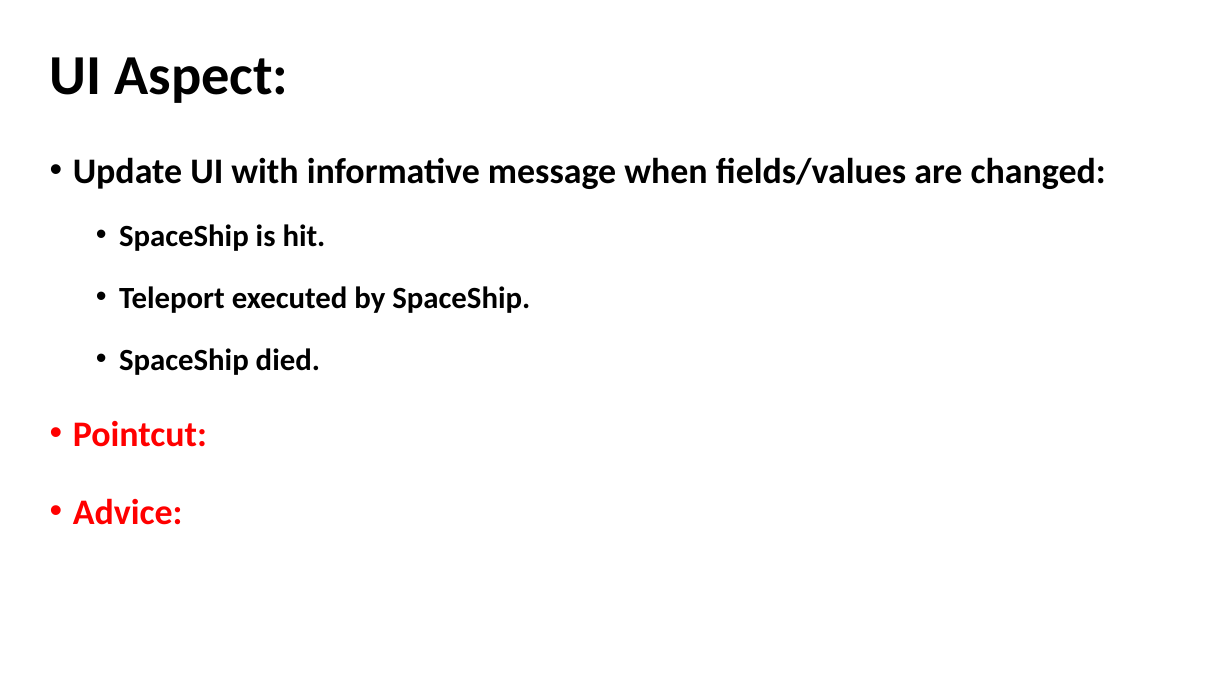
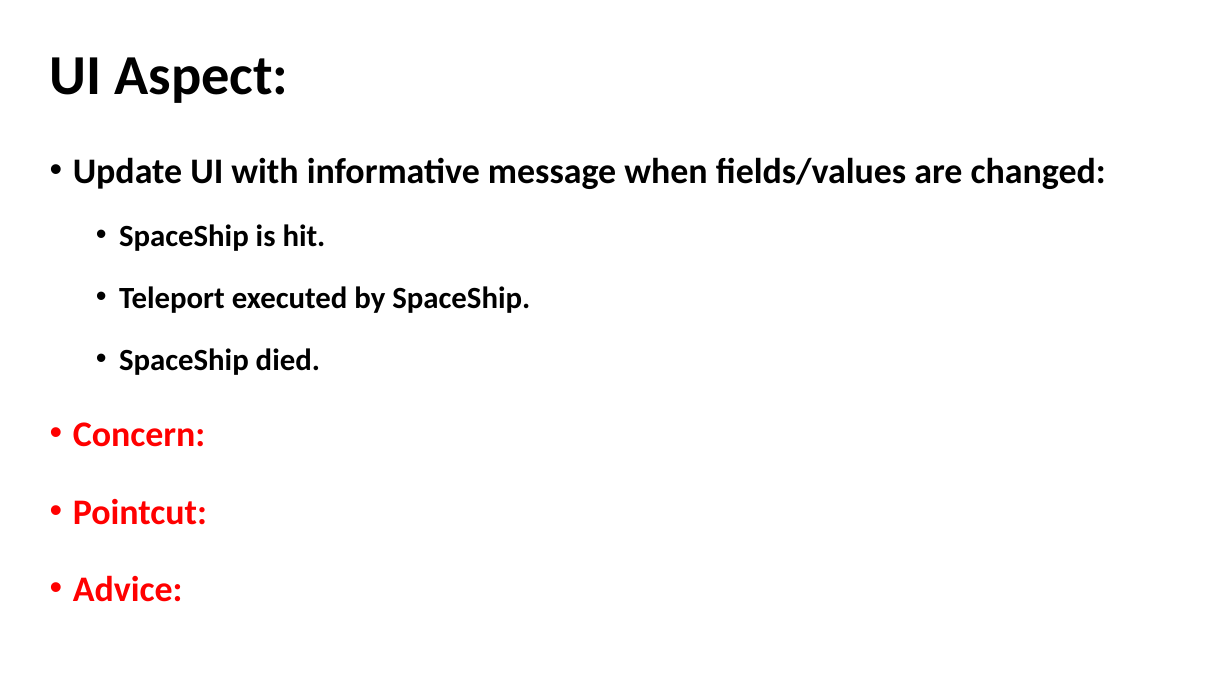
Before and after one commit to akotek/AOP, a slide deck: slide 22 of src/Final Project Presentation.pptx (slide 20 before the commit). Drawn at 1232x693 pixels with LibreOffice and Linux fonts; fonts in the diff are those of the drawing. Boxes give left, top, right and bottom in pixels: in the first picture for what was removed or moved away, otherwise in the second. Text is boxed around its words. In the diff, an @@ line names an element or a change of style, - is before the commit and + after.

Commit message:
ValidationAspect impl, naming changes, logger additions

```diff
--- a/src/Final Project Presentation.pptx
+++ b/src/Final Project Presentation.pptx
@@ text at [73,422,206,447]: paragraph added @@
+• Concern:
```
Also in this commit, not shown: 9 other slides changed, 9 slides added, 3 slides removed, 4 other files.
